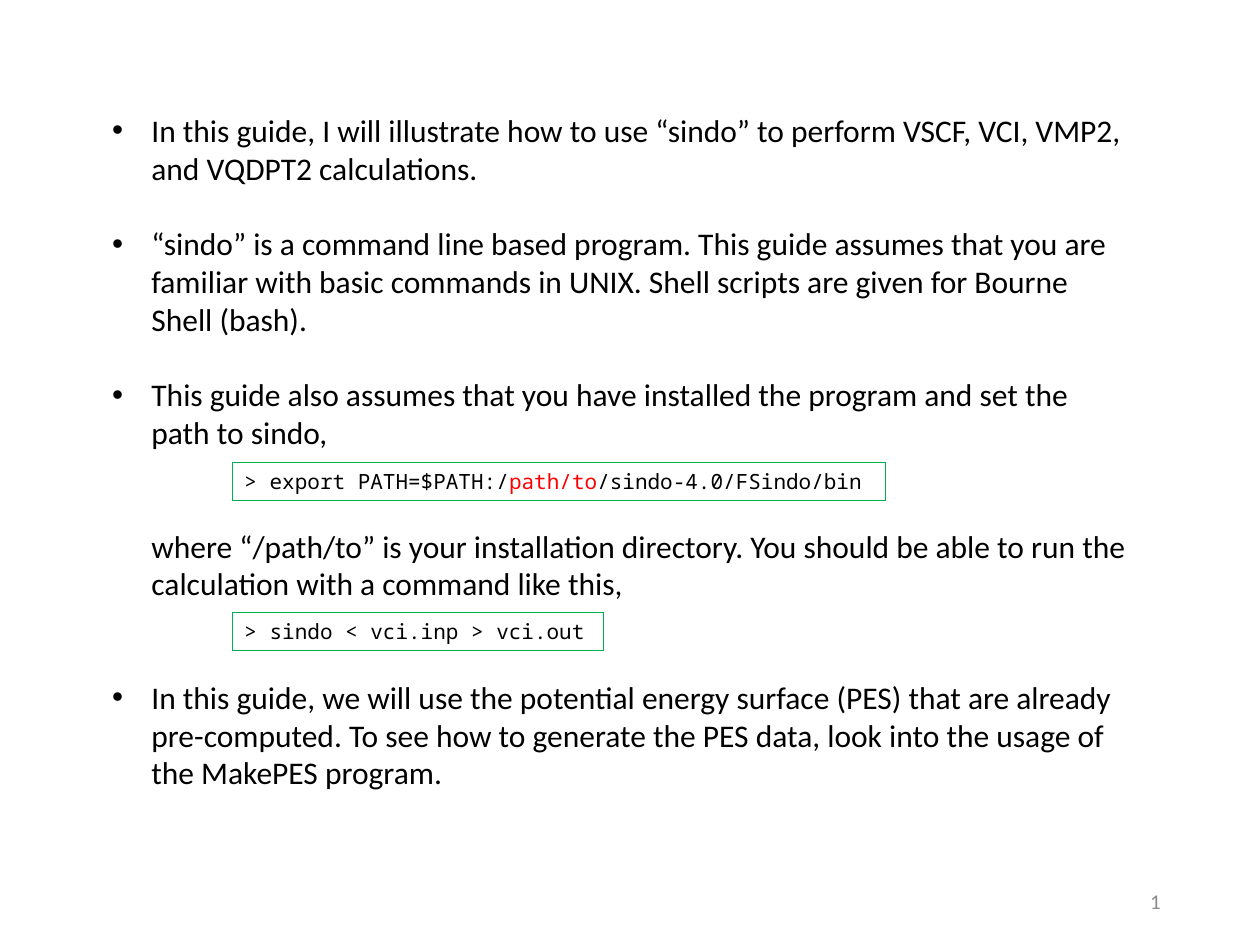
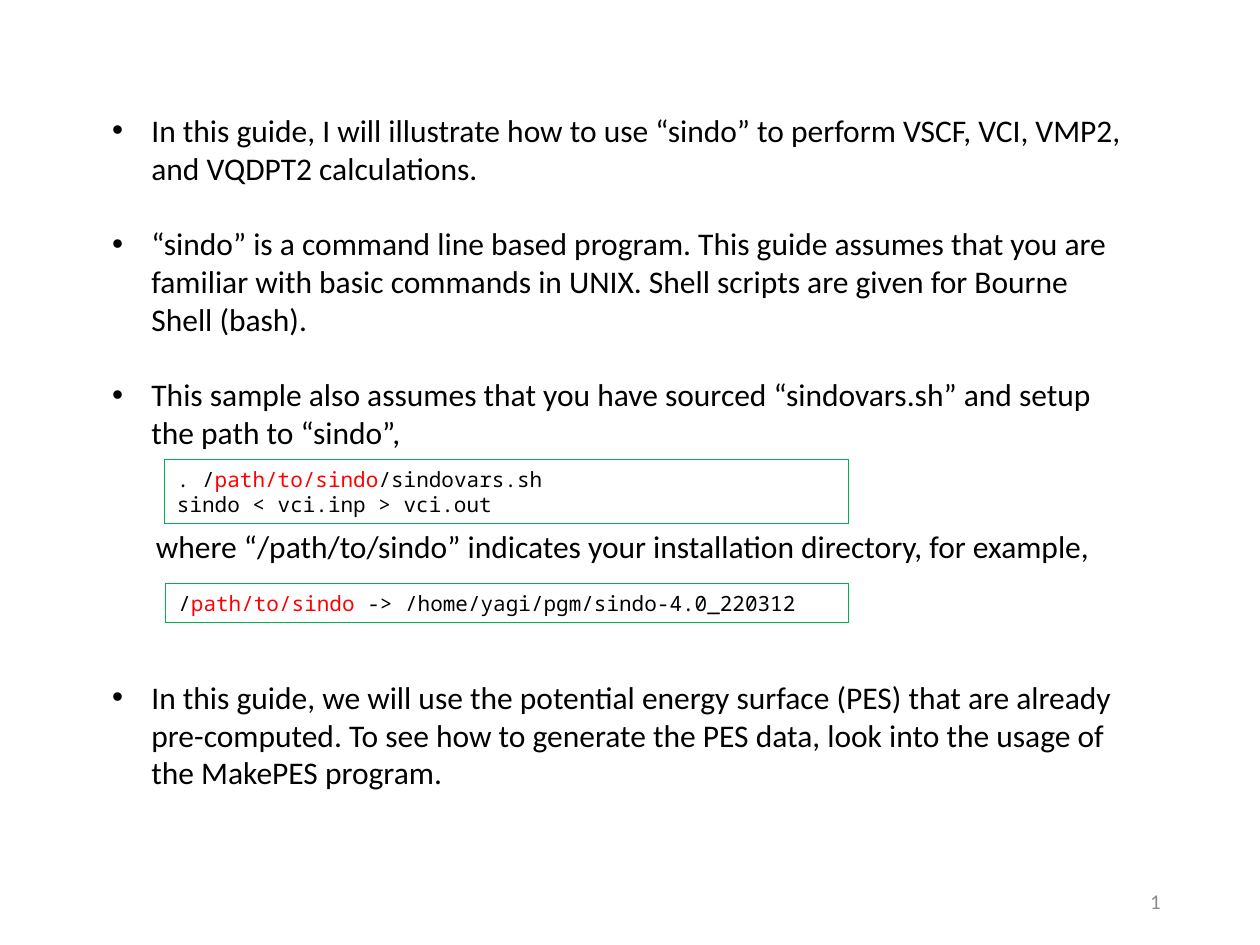
Before and after one commit to yagikiyoshi/sindo, a slide deck: slide 2 of doc/FSindo/usage_FSindo.pptx. Drawn at 1260x945 pixels with LibreOffice and Linux fonts; fonts in the diff are those of the drawing. Boxes give left, top, right and bottom in pixels: in the first picture for what was removed or moved away, otherwise in the second. Text is boxed around its words. In the diff, an @@ line names an element or a change of style, - is before the commit and + after.

Commit message:
update document of FSindo

```diff
--- a/doc/FSindo/usage_FSindo.pptx
+++ b/doc/FSindo/usage_FSindo.pptx
@@ text at (x1=151, y1=383, x2=1090, y2=563): text changed @@
-• This guide also assumes that you have installed the program and set the path to sindo,
-  where “/path/to” is your installation directory. You should be able to run the calculation with a command like this,
+• This sample also assumes that you have sourced “sindovars.sh” and setup the path to “sindo”,
+  where “/path/to/sindo” indicates your installation directory, for example,
@@ rectangle ". /path/to/sindo/sindovars.sh" resized from (x1=232, y1=612, x2=604, y2=650) to (x1=165, y1=460, x2=849, y2=523) @@
@@ text in rectangle at (x1=177, y1=471, x2=542, y2=517): text changed @@
-> sindo < vci.inp > vci.out
+. /path/to/sindo/sindovars.sh
+sindo < vci.inp > vci.out
@@ rectangle "/path/to/sindo -> /home/yagi/pgm/sindo-4.0_220312" resized from (x1=232, y1=462, x2=885, y2=500) to (x1=166, y1=583, x2=849, y2=621) @@
@@ text in rectangle at (x1=178, y1=595, x2=795, y2=616): text changed @@
-> export PATH=$PATH:/path/to/sindo-4.0/FSindo/bin
+/path/to/sindo -> /home/yagi/pgm/sindo-4.0_220312
```
Also in this commit, not shown: 1 other slide changed, 10 other files.
